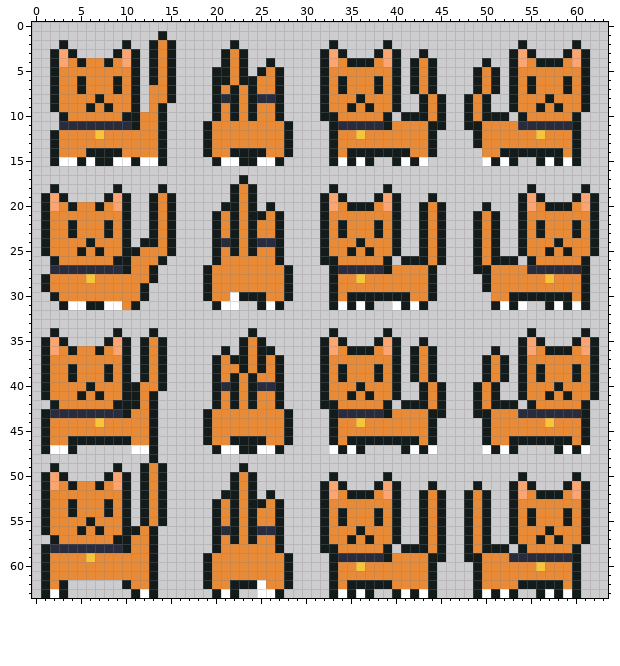
File history of a pixel-art file, Assets/Sprites/Skully Sprite/SpriteSheet.aseprite. Above, as it was before the edit.
64x64 pixels, 1 frame.
Now the later version:
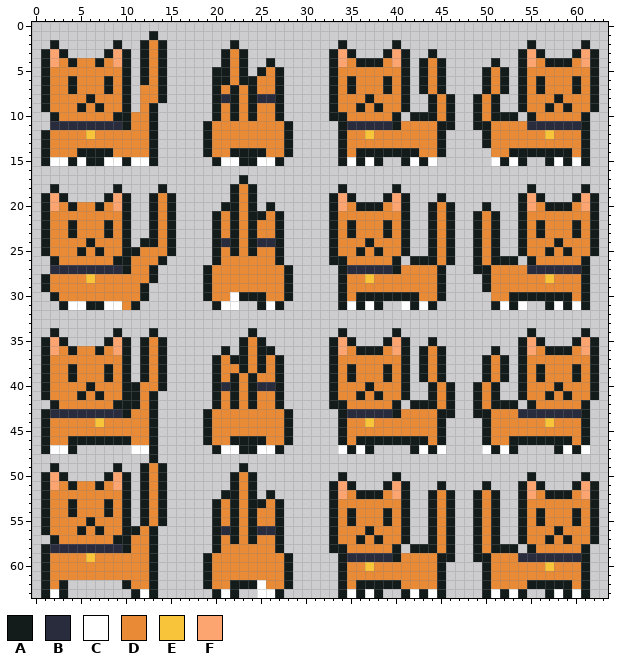
Palette (. is transparent): A #141b1b  B #282c3c  C #ffffff  D #e88a36  E #f8c53a  F #fca570
Commit message: Edited Skully Sprite Sheet centered all sprites
Change:
y 1: x 13..14 .A -> A.
y 2: x 2..3 .A -> A.; x 9..10 .A -> A.; x 12..15 .ADA -> ADA.; x 33..34 A. -> .A; x 39..40 A. -> .A; x 54..55 A. -> .A; x 60..61 A. -> .A
y 3: x 1..4 .AFA -> AFA.; x 8..15 .AFA.ADA -> AFA.ADA.; x 32..35 AFA. -> .AFA; x 38..41 AFA. -> .AFA; x 43..44 A. -> .A; x 53..56 AFA. -> .AFA; x 59..62 AFA. -> .AFA
y 4: x 1..5 .AFDA -> AFDAD; x 7..15 DADFA.ADA -> ADFA.ADA.; x 32..35 AFDA -> .AFD; x 38..45 DFA.ADA. -> ADFA.ADA; x 50..51 A. -> .A; x 53..56 AFDA -> .AFD; x 59..62 DFA. -> ADFA
y 5: x 1..2 .A -> AD; x 10..15 DA.ADA -> A.ADA.; x 32..33 AD -> .A; x 40..45 A.ADA. -> DA.ADA; x 49..54 ADA.AD -> .ADA.A; x 61..62 A. -> DA
y 6: x 1..2 .A -> AD; x 4..5 DA -> AD; x 8..15 DADA.ADA -> ADA.ADA.; x 32..35 ADAD -> .ADA; x 38..45 ADA.ADA. -> DADA.ADA; x 49..56 ADA.ADAD -> .ADA.ADA; x 59..62 ADA. -> DADA
y 7: x 1..2 .A -> AD; x 4..5 DA -> AD; x 8..12 DADA. -> ADA.D; x 14..15 DA -> A.; x 32..35 ADAD -> .ADA; x 38..45 ADA.ADA. -> DADA.ADA; x 49..56 ADA.ADAD -> .ADA.ADA; x 59..62 ADA. -> DADA
y 8: x 1..2 .A -> AD; x 6..7 DA -> AD; x 10..12 DA. -> A.D; x 14..15 DA -> A.; x 32..33 AD -> .A; x 36..37 AD -> DA; x 40..41 A. -> DA; x 43..46 ADA. -> .ADA; x 48..51 ADA. -> .ADA; x 53..54 AD -> .A; x 57..58 AD -> DA; x 61..62 A. -> DA
y 9: x 1..2 .A -> AD; x 5..8 DADA -> ADAD; x 10..14 DA.DA -> A.DA.; x 32..33 AD -> .A; x 35..38 ADAD -> DADA; x 40..41 A. -> DA; x 43..46 ADA. -> .ADA; x 48..51 ADA. -> .ADA; x 53..54 AD -> .A; x 56..59 ADAD -> DADA; x 61..62 A. -> DA
y 10: x 2..3 .A -> AD; x 9 D -> A; x 11 A -> D; x 13..14 DA -> A.; x 32 A -> .; x 34 D -> A; x 39..41 A.A -> DA.; x 44..46 DA. -> ADA; x 48..50 ADA -> .AD; x 53..55 .AD -> A.A; x 60..61 A. -> DA
y 11: x 2 . -> B; x 10..11 BA -> AD; x 13..14 DA -> A.; x 33..34 AB -> .A; x 39..40 AD -> BA; x 44 A -> D; x 46 . -> A; x 48 A -> .; x 50 D -> A; x 54 B -> D; x 60..61 A. -> BA
y 12: x 1..2 .A -> AD; x 6..7 DE -> ED; x 13..14 DA -> A.; x 33..34 AD -> .A; x 36..37 ED -> DE; x 44..45 A. -> DA; x 49..50 AD -> .A; x 56..57 ED -> DE; x 60..61 A. -> DA
y 13: x 1..2 .A -> AD; x 13..14 DA -> A.; x 33..34 AD -> .A; x 44..45 A. -> DA; x 49..50 AD -> .A; x 60..61 A. -> DA
y 14: x 1..2 .A -> AD; x 5 D -> A; x 9 A -> D; x 13..14 DA -> A.; x 33..35 ADA -> .AD; x 42 D -> A; x 44..45 A. -> DA; x 50 D -> .; x 52 A -> D; x 59..61 DA. -> ADA
y 15: x 1..2 .A -> AC; x 4..6 CAC -> ACA; x 8 A -> C; x 10..11 CA -> AC; x 13..14 CA -> A.; x 33..38 ACACA. -> .ACACA; x 40..44 ACAC. -> .ACAC; x 50..54 CACA. -> .CACA; x 56..61 ACACA. -> .ACACA
y 18: x 33..34 A. -> .A; x 39..40 A. -> .A
y 19: x 32..35 AFA. -> .AFA; x 38..41 AFA. -> .AFA; x 44..45 A. -> .A
y 20: x 32..35 AFDA -> .AFD; x 38..41 DFA. -> ADFA; x 43..46 ADA. -> .ADA
y 21: x 32..33 AD -> .A; x 40..41 A. -> DA; x 43..46 ADA. -> .ADA
y 22..23: x 32..35 ADAD -> .ADA; x 38..41 ADA. -> DADA; x 43..46 ADA. -> .ADA
y 24: x 32..33 AD -> .A; x 36..37 AD -> DA; x 40..41 A. -> DA; x 43..46 ADA. -> .ADA
y 25: x 32..33 AD -> .A; x 35..38 ADAD -> DADA; x 40..41 A. -> DA; x 43..46 ADA. -> .ADA
y 26: x 32 A -> .; x 34 D -> A; x 39..41 A.A -> DA.; x 44..46 DA. -> ADA
y 27: x 33..34 AB -> .A; x 39..40 AD -> BA; x 44..45 A. -> DA
y 28: x 33..34 AD -> .A; x 36..37 ED -> DE; x 44..45 A. -> DA
y 29: x 33..34 AD -> .A; x 44..45 A. -> DA
y 30: x 33..35 ADA -> .AD; x 42 D -> A; x 44..45 A. -> DA
y 31: x 33..38 ACACA. -> .ACACA; x 40..44 CACA. -> .CACA
y 34: x 33..34 A. -> .A; x 39..40 A. -> .A
y 35: x 32..35 AFA. -> .AFA; x 38..41 AFA. -> .AFA; x 43..44 A. -> .A
y 36: x 32..35 AFDA -> .AFD; x 38..45 DFA.ADA. -> ADFA.ADA
y 37: x 32..33 AD -> .A; x 40..45 A.ADA. -> DA.ADA
y 38..39: x 32..35 ADAD -> .ADA; x 38..45 ADA.ADA. -> DADA.ADA
y 40: x 32..33 AD -> .A; x 36..37 AD -> DA; x 40..41 A. -> DA; x 43..46 ADA. -> .ADA
y 41: x 32..33 AD -> .A; x 35..38 ADAD -> DADA; x 40..41 A. -> DA; x 43..46 ADA. -> .ADA
y 42: x 32 A -> .; x 34 D -> A; x 39..41 A.A -> DA.; x 44..46 DA. -> ADA
y 43: x 33..34 AB -> .A; x 39..40 AD -> BA; x 44 A -> D; x 46 . -> A
y 44: x 33..34 AD -> .A; x 36..37 ED -> DE; x 44..45 A. -> DA
y 45: x 33..34 AD -> .A; x 44..45 A. -> DA
y 46: x 33..35 ADA -> .AD; x 43..45 DA. -> ADA
y 47: x 33..37 CACA. -> .CACA; x 41..45 ACAC. -> .ACAC
y 50: x 33..34 A. -> .A; x 39..40 A. -> .A; x 54..55 A. -> .A; x 60..61 A. -> .A
y 51: x 32..35 AFA. -> .AFA; x 38..41 AFA. -> .AFA; x 44..45 A. -> .A; x 49..50 A. -> .A; x 53..56 AFA. -> .AFA; x 59..62 AFA. -> .AFA
y 52: x 32..35 AFDA -> .AFD; x 38..41 DFA. -> ADFA; x 43..46 ADA. -> .ADA; x 48..51 ADA. -> .ADA; x 53..56 AFDA -> .AFD; x 59..62 DFA. -> ADFA
y 53: x 32..33 AD -> .A; x 40..41 A. -> DA; x 43..46 ADA. -> .ADA; x 48..51 ADA. -> .ADA; x 53..54 AD -> .A; x 61..62 A. -> DA
y 54..55: x 32..35 ADAD -> .ADA; x 38..41 ADA. -> DADA; x 43..46 ADA. -> .ADA; x 48..51 ADA. -> .ADA; x 53..56 ADAD -> .ADA; x 59..62 ADA. -> DADA
y 56: x 32..33 AD -> .A; x 36..37 AD -> DA; x 40..41 A. -> DA; x 43..46 ADA. -> .ADA; x 48..51 ADA. -> .ADA; x 53..54 AD -> .A; x 57..58 AD -> DA; x 61..62 A. -> DA
y 57: x 32..33 AD -> .A; x 35..38 ADAD -> DADA; x 40..41 A. -> DA; x 43..46 ADA. -> .ADA; x 48..51 ADA. -> .ADA; x 53..54 AD -> .A; x 56..59 ADAD -> DADA; x 61..62 A. -> DA
y 58: x 32 A -> .; x 34 D -> A; x 39..41 A.A -> DA.; x 44..46 DA. -> ADA; x 48..50 ADA -> .AD; x 53..55 .AD -> A.A; x 60..61 A. -> DA
y 59: x 33..34 AB -> .A; x 39..40 AD -> BA; x 44 A -> D; x 46 . -> A; x 48 A -> .; x 50 D -> A; x 53 B -> D; x 60..61 A. -> BA
y 60: x 33..34 AD -> .A; x 36..37 ED -> DE; x 44..45 A. -> DA; x 49..50 AD -> .A; x 56..57 ED -> DE; x 60..61 A. -> DA
y 61: x 33..34 AD -> .A; x 44..45 A. -> DA; x 49..50 AD -> .A; x 60..61 A. -> DA
y 62: x 33..35 ADA -> .AD; x 40 D -> A; x 44..45 A. -> DA; x 49..50 AD -> .A; x 54 A -> D; x 59..61 DA. -> ADA
y 63: x 33..38 ACACA. -> .ACACA; x 40..45 ACACA. -> .ACACA; x 49..54 ACACA. -> .ACACA; x 56..61 ACACA. -> .ACACA
Pixel boxes of the changes (left, top, right, bottom) in both pictures:
changed: (41, 31, 176, 166)
changed: (320, 40, 599, 598)
